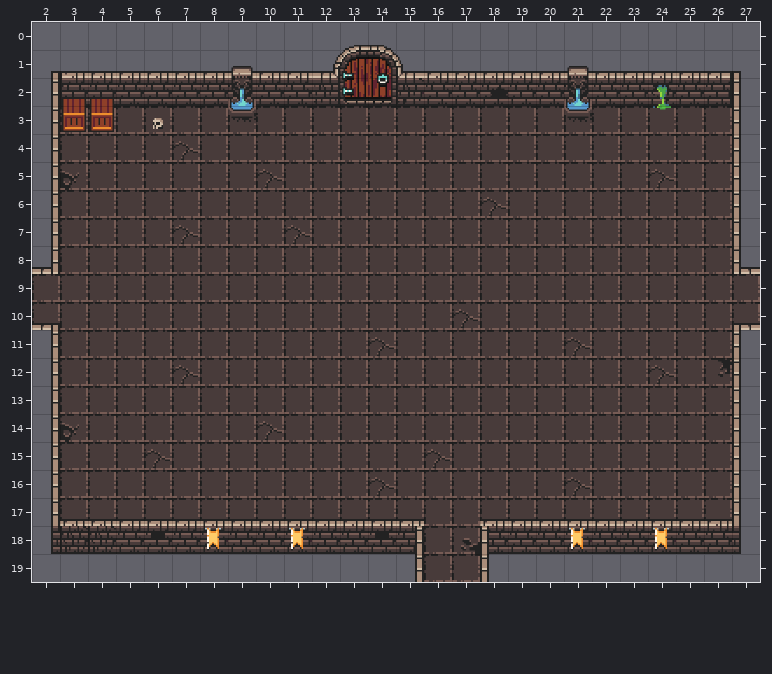
Level history. Tiled map: src/main/resources/assets/levels/tmx/initialRoom.tmx. The picture above is the old version.
Cells are 32x32 px. Shown: x 2..27, y 0..19.
The result:
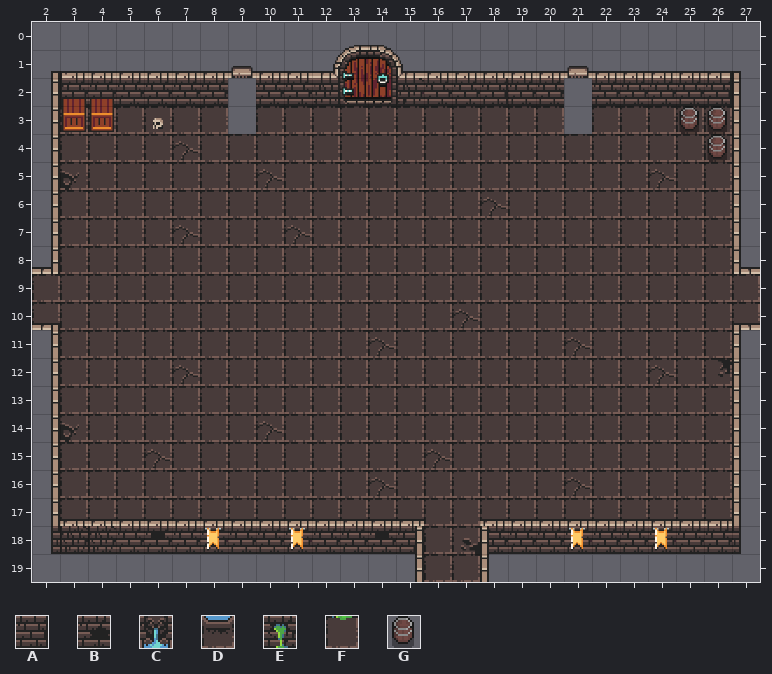
Key: from "0x72_DungeonTilesetII_32x32": A 35, B 99, C 100, D 132, E 164, F 196; from "Simple Dungeon Crawler 32x32 P": G 1.
_ is an empty cell, . an unchanged one.
Edits made:
--- layer "Tile Layer 1"
@@ x 9..21 @@
- 2 C...........C
- 3 D...........D
+ 2 _..........._
+ 3 _..........._
--- layer "Tile Layer 3"
@@ x 18..26 @@
- 2 B.....E..
- 3 ......F__
- 4 ........_
+ 2 A....._..
+ 3 ......_GG
+ 4 ........G
Where, in picture pixels (left, top, right, bottom), the same in both pictures:
removed: (228, 78, 256, 134)
changed: (490, 78, 508, 104)
removed: (564, 78, 592, 134)
changed: (650, 85, 727, 162)
